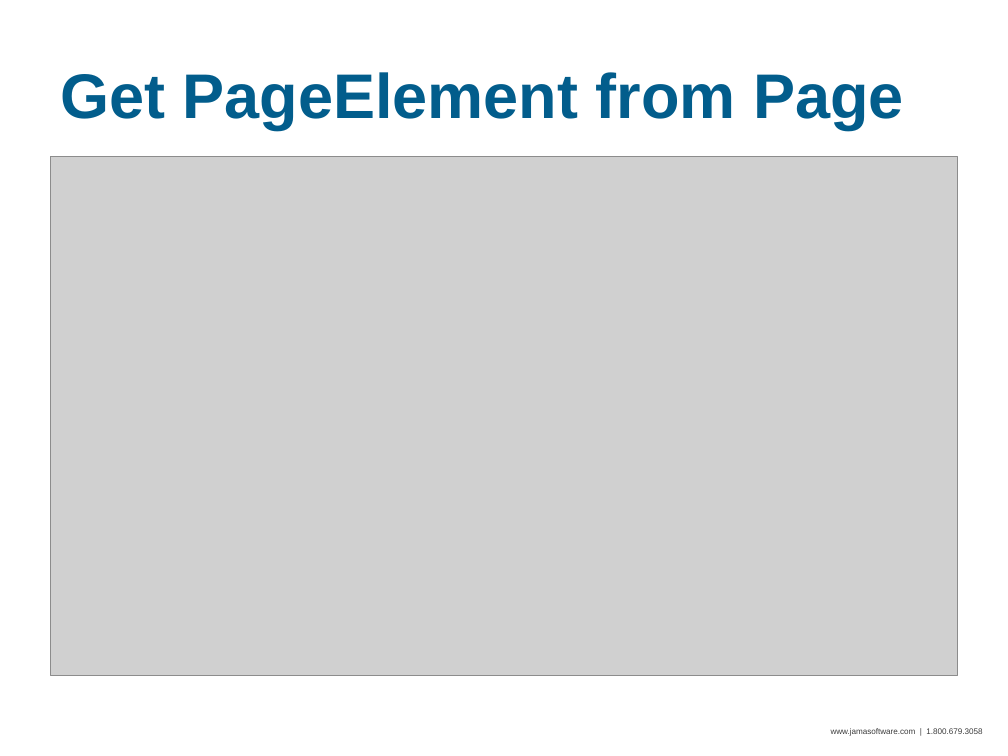
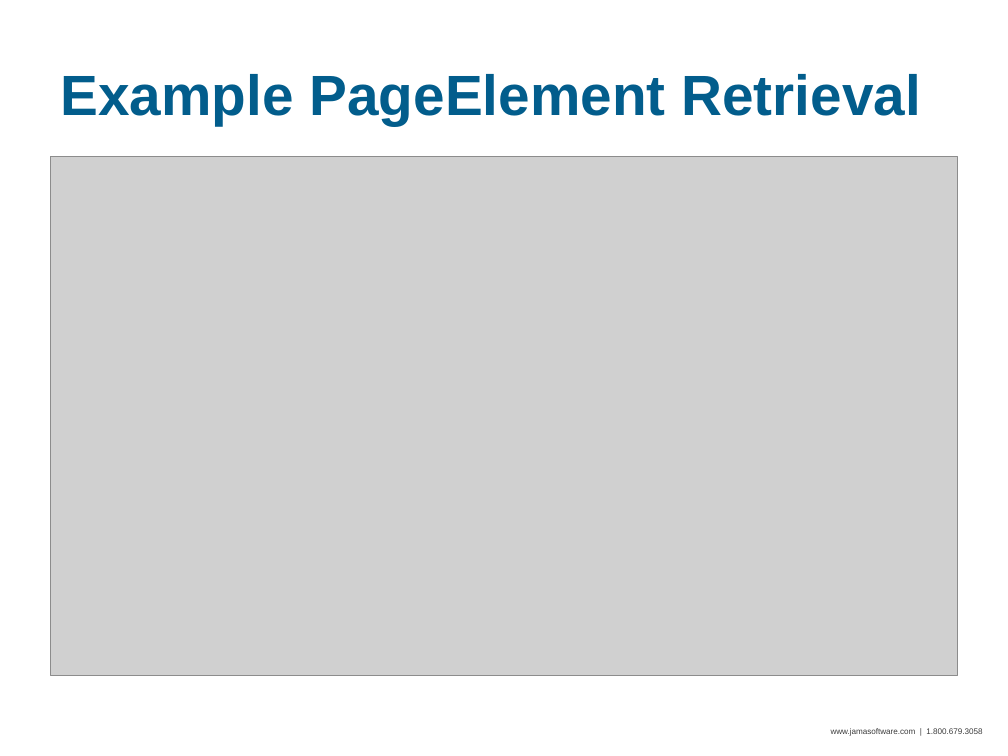
Before and after one commit to seanadkinson/webdriver-examples, a slide deck: slide 30 of slides.pptx (slide 29 before the commit). Drawn at 1008x756 pixels with LibreOffice and Linux fonts; fonts in the diff are those of the drawing; grey boxes stand for pictures; background and template pictures are left out. Boxes give left, top, right and bottom in pixels: in the first picture for what was removed or moved away, otherwise in the second. Text is boxed around its words. In the diff, an @@ line names an element or a change of style, - is before the commit and + after.

```diff
--- a/slides.pptx
+++ b/slides.pptx
@@ title at [60, 74, 920, 126]: text changed; size 45 to 40.5 pt @@
-Get PageElement from Page
+Example PageElement Retrieval
```
Also in this commit, not shown: 6 other slides changed, 3 slides added.
